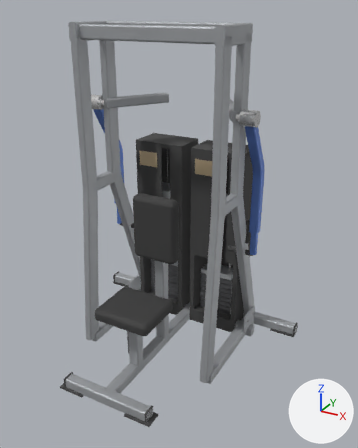
What one commit did to the glTF model catalogs/ludus/models/LD-B024/model.glb.
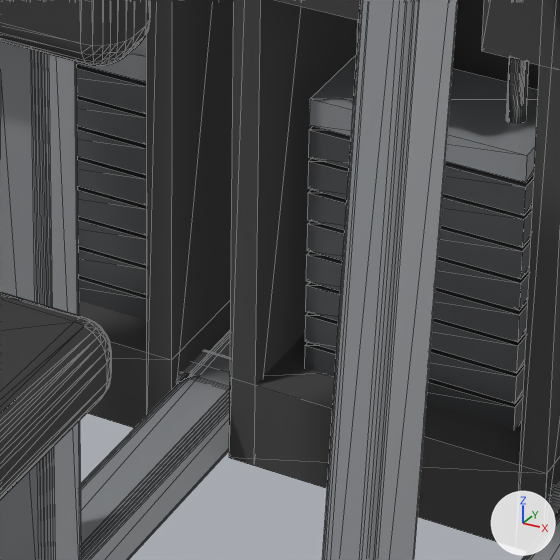
The first picture shows the older version from a camera (50 mm lens) standing at (1.48, -2.41, 2.17) and looking at (0.14, 0.03, 0.95). The close-ups show the older and then the newer version on the part from 44% to 66% of the width and 57% to 75% of the height of that picture. Only the edits that show in the close-ups are written down. The lights are fixed; the arrows at lower right show +X, +Y and +Z. The close-ups show mesh edges as thin lines. Where no turn or scale is listed for an object, it has been applied to the vertices.

In view in the first close-up: 'Mesh_0', 'base_spine', 'chest_pad_cushion', 'seat_pad', 'side_leg_tube.003', 'stack_plate_08.001', 'stack_top_plate.001', 'tower_foot', 'tower_foot.001', 'tower_side.001', 'tower_side.002', 'tower_side.003' and 22 more.
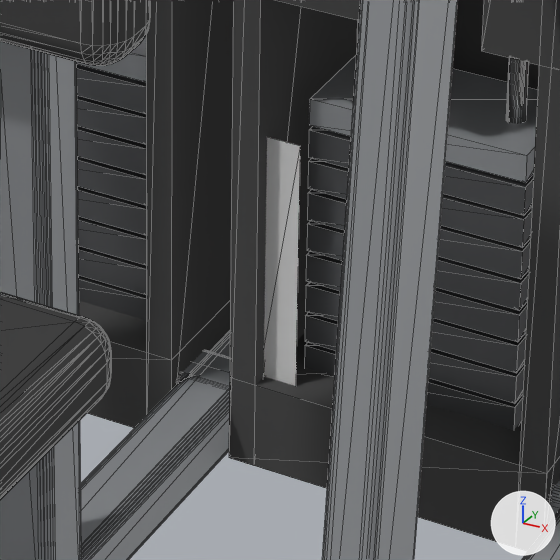
Edits to the bpy script that builds the scene:
```text
Add mat_decal_005:
    mat_decal_005 = principled_material('decal.005')
    mat_decal_005.base_color = (0.8, 0.8, 0.8)  # white #e7e7e7
    mat_decal_005.metallic = 0.1
    mat_decal_005.roughness = 0.55
Add me_mesh_11_1:
    me_mesh_11_1.from_pydata([(-0.022, 0.0, 0.148), (0.022, 0.0, 0.148), (-0.022, 0.0, -0.148), (0.022, 0.0, -0.148)], [], [(0, 2, 1), (2, 3, 1)])
    me_mesh_11_1.materials.append(mat_decal_005)  # its picture is missing
Add ob_decal_scale_001:
    ob_decal_scale_001 = bpy.data.objects.new('decal_scale.001', me_mesh_11_1)
    ob_decal_scale_001.location = (0.08, 0.41, 0.242)
```

Pixel boxes [x1, y1, x2, y2] of what changed, in the close-ups (560 x 560 px):
'decal_scale.001', added
    after: [264, 137, 300, 386]
